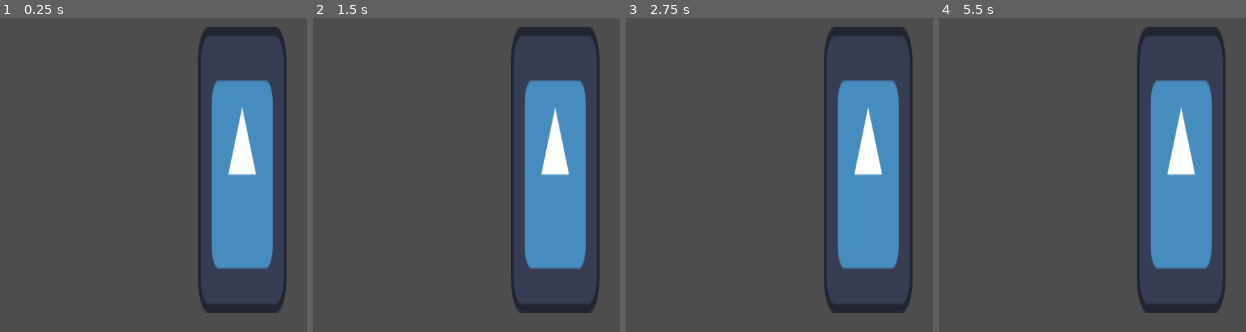
Above: before the commit, frames 1-4 (left to right).
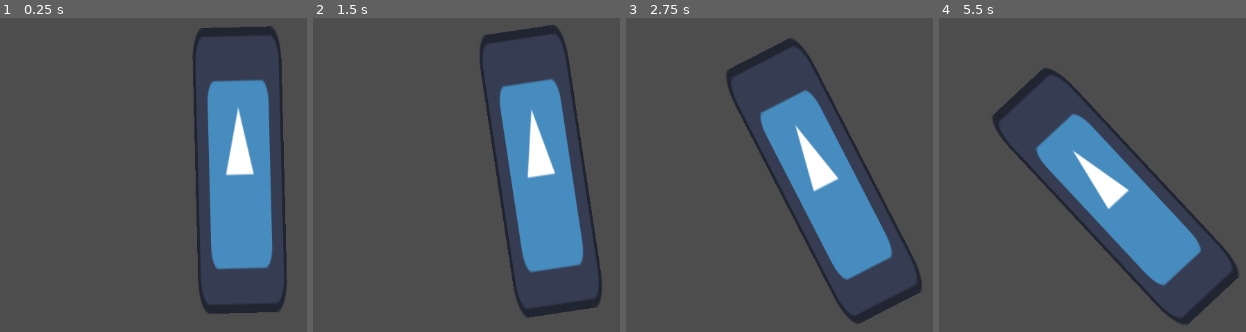
Above: after the commit, the same moments.

Repository: Inquisitor718/Casa-de-Penguin
Game: Godot game, scene res://scenes/Snowman.tscn
Same seed, same stepped clock (60 frames per second), same inputs: the game is played once before the commit and once after it. Before the commit the project has no main scene; this scene is started directly in both runs. The engine's default icon, where the game draws it, is replaced by a stand-in: a white triangle on a blue panel in a dark square.
Inputs (mouse positions are in pixels of both pictures, inside the frame that each line leads up to):
- Up to frame 1 (0.25 s): no input
- Up to frame 2 (1.5 s): move the mouse to (outside the picture) at 0.52 s; click (outside the picture) at 0.6 s; move the mouse to (395, 175) at 1.27 s; click (395, 175) at 1.35 s
- Up to frame 3 (2.75 s): move the mouse to (outside the picture) at 2.02 s; click (outside the picture) at 2.1 s
- Up to frame 4 (5.5 s): move the mouse to (1141, 240) at 2.77 s; click (1141, 240) at 2.85 s; move the mouse to (outside the picture) at 3.52 s; click (outside the picture) at 3.6 s; move the mouse to (942, 83) at 4.27 s; click (942, 83) at 4.35 s; move the mouse to (1221, 153) at 5.02 s; click (1221, 153) at 5.1 s

The runs differ from the first frame. In frame 1, 3.9% of the frame differs, in the area x 62-94%, y 2-95%; in frame 2, 11%; in frame 3, 21%; in frame 4, 25%, in the area x 17-98%, y 2-98%.

Commit message:
snowman with code

Diff:
--- a/casa-de-penguin/project.godot
+++ b/casa-de-penguin/project.godot
@@ -11,5 +11,15 @@
 [application]
 
 config/name="Casa de Penguin"
+run/main_scene="uid://dm00hdsb8yor3"
 config/features=PackedStringArray("4.5", "Forward Plus")
 config/icon="res://icon.svg"
+
+[input]
+
+click={
+"deadzone": 0.2,
+"events": [Object(InputEventMouseButton,"resource_local_to_scene":false,"resource_name":"","device":-1,"window_id":0,"alt_pressed":false,"shift_pressed":false,"ctrl_pressed":false,"meta_pressed":false,"button_mask":0,"position":Vector2(0, 0),"global_position":Vector2(0, 0),"factor":1.0,"button_index":1,"canceled":false,"pressed":false,"double_click":false,"script":null)
+, Object(InputEventMouseButton,"resource_local_to_scene":false,"resource_name":"","device":-1,"window_id":0,"alt_pressed":false,"shift_pressed":false,"ctrl_pressed":false,"meta_pressed":false,"button_mask":0,"position":Vector2(0, 0),"global_position":Vector2(0, 0),"factor":1.0,"button_index":2,"canceled":false,"pressed":false,"double_click":false,"script":null)
+]
+}
--- a/casa-de-penguin/scenes/Snowman.tscn
+++ b/casa-de-penguin/scenes/Snowman.tscn
@@ -1,7 +1,7 @@
 [gd_scene load_steps=5 format=3 uid="uid://dm00hdsb8yor3"]
 
-[ext_resource type="Script" path="res://node_2d.gd" id="1_0e48y"]
-[ext_resource type="Texture2D" uid="uid://bxkdtofujphu3" path="res://icon.svg" id="2_epypp"]
+[ext_resource type="Script" uid="uid://n33x4211tglc" path="res://scripts/snowman.gd" id="1_6m2of"]
+[ext_resource type="Texture2D" uid="uid://bxkdtofujphu3" path="res://icon.svg" id="2_8nwud"]
 
 [sub_resource type="CircleShape2D" id="CircleShape2D_0hol4"]
 radius = 23.086792
@@ -10,7 +10,7 @@
 distance = -550.0
 
 [node name="Node2D" type="Node2D"]
-script = ExtResource("1_0e48y")
+script = ExtResource("1_6m2of")
 
 [node name="snowman_pos" type="Marker2D" parent="."]
 position = Vector2(578, 490)
--- /dev/null
+++ b/casa-de-penguin/scripts/snowman.gd
@@ -0,0 +1,23 @@
+extends Node2D
+@onready var snowman_pos: Marker2D = $snowman_pos
+var timeout=0
+@export var points:int
+
+func _ready() -> void:
+	await get_tree().create_timer(15.0).timeout
+	timeout=1
+	points=floor(100*((1.5-min(1.5,abs(snowman_pos.global_rotation)))/1.5))
+	print(points)
+
+func _process(delta: float) -> void:
+	var wind=-0.1
+	if(timeout==0):
+		if (wind>0 and snowman_pos.global_rotation<1.5):
+			snowman_pos.global_rotation+=wind*delta
+		elif(wind<0 and snowman_pos.global_rotation>-1.5):
+			snowman_pos.global_rotation+=wind*delta
+		if Input.is_action_just_pressed("click"):
+			if(get_global_mouse_position().x>578 and snowman_pos.global_rotation>-1.5):
+				snowman_pos.global_rotation-=0.2
+			elif(snowman_pos.global_rotation<1.5):
+				snowman_pos.global_rotation+=0.2
Not shown: 1 places in casa-de-penguin/scenes/Snowman.tscn that only renumber resources
Not shown, added: casa-de-penguin/scripts/snowman.gd.uid
